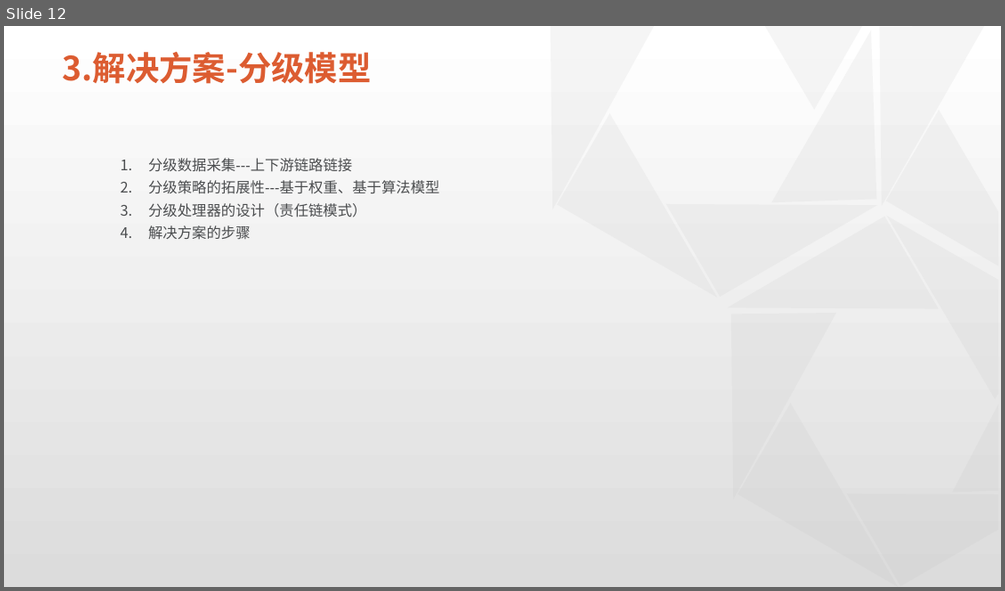
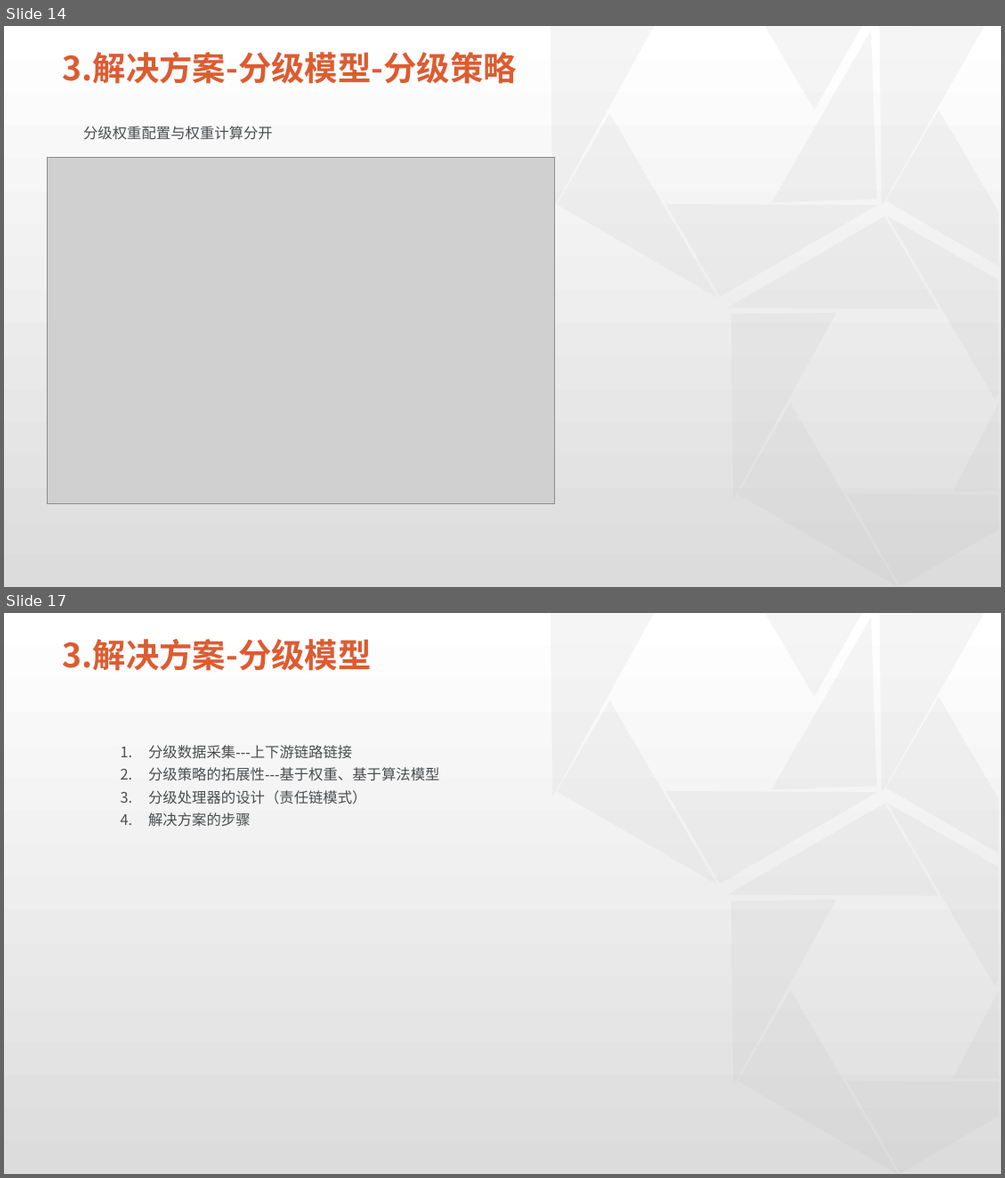
Before and after one commit to physicsLoveJava/java-miscellaneous, a slide deck: tech-interview/a-task/实习总结预展示板-新版.pptx. Shown one above the other, each under a label of ours: slide 12 before the commit, slides 14 and 17 after it; the slides between them are not shown. The pictures are 1005x591 and 1005x1178 pixels, drawn with LibreOffice and Linux fonts; fonts in the diff are those of the drawing; grey boxes stand for pictures; background and template pictures are left out. Boxes give left, top, right and bottom in pixels: in the first picture for what was removed or moved away, otherwise in the second. Text is boxed around its words. In the diff, an @@ line names an element or a change of style, - is before the commit and + after.

```diff
--- a/tech-interview/a-task/实习总结预展示板-新版.pptx
+++ b/tech-interview/a-task/实习总结预展示板-新版.pptx
@@ slide 14 added at [4, 26, 1001, 587], background #FFFFFF; not listed: 14 template elements that a slide beside it also shows @@
@@ title added at [63, 52, 517, 84], 32 pt, text #DC5C31, bold @@
+3.解决方案-分级模型-分级策略
@@ text added at [83, 126, 273, 140], 14 pt, text #4B4D4F @@
+分级权重配置与权重计算分开
@@ picture added at [48, 157, 554, 504] @@
@@ what was slide 12 is now slide 17 @@
```
Also in this commit, not shown: 7 slides changed, 3 other slides added, 1 other file.
